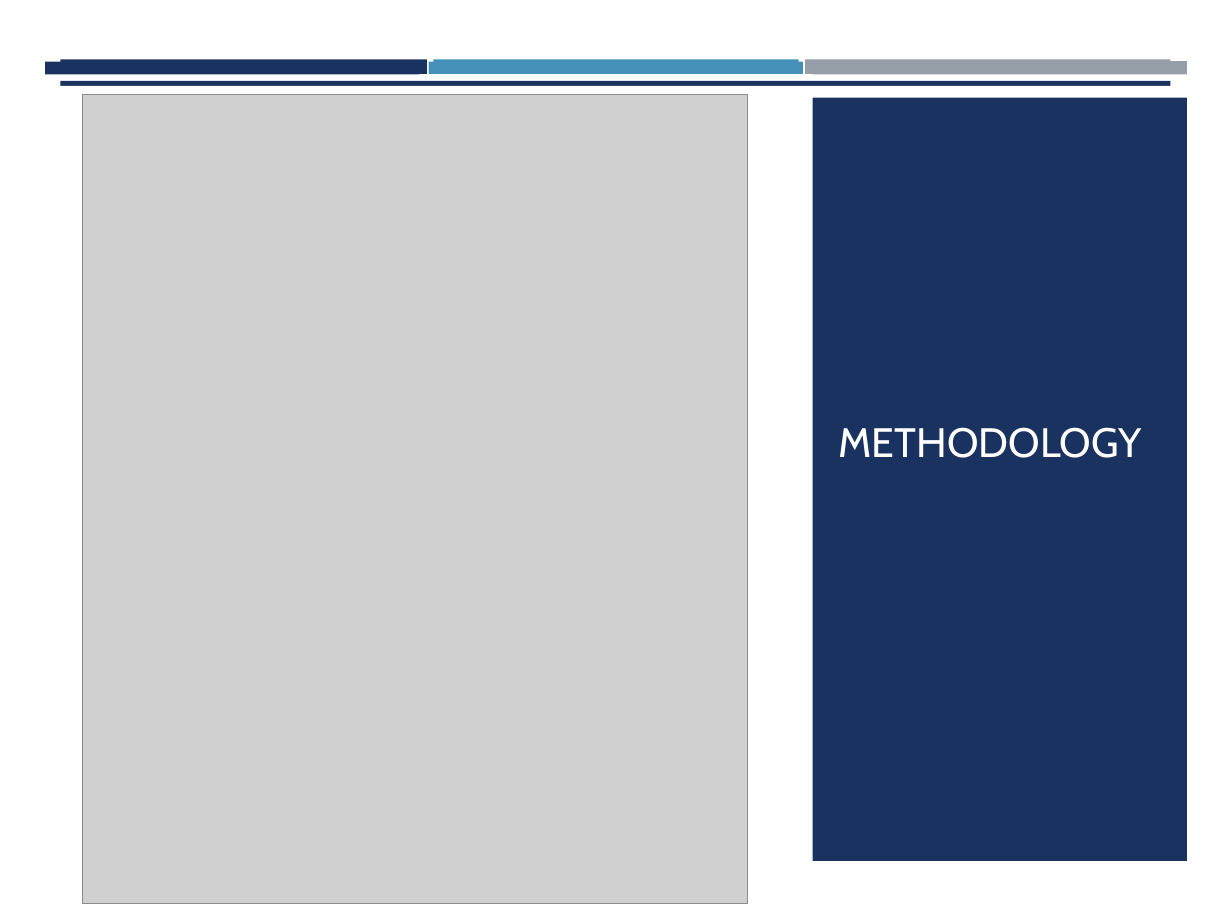
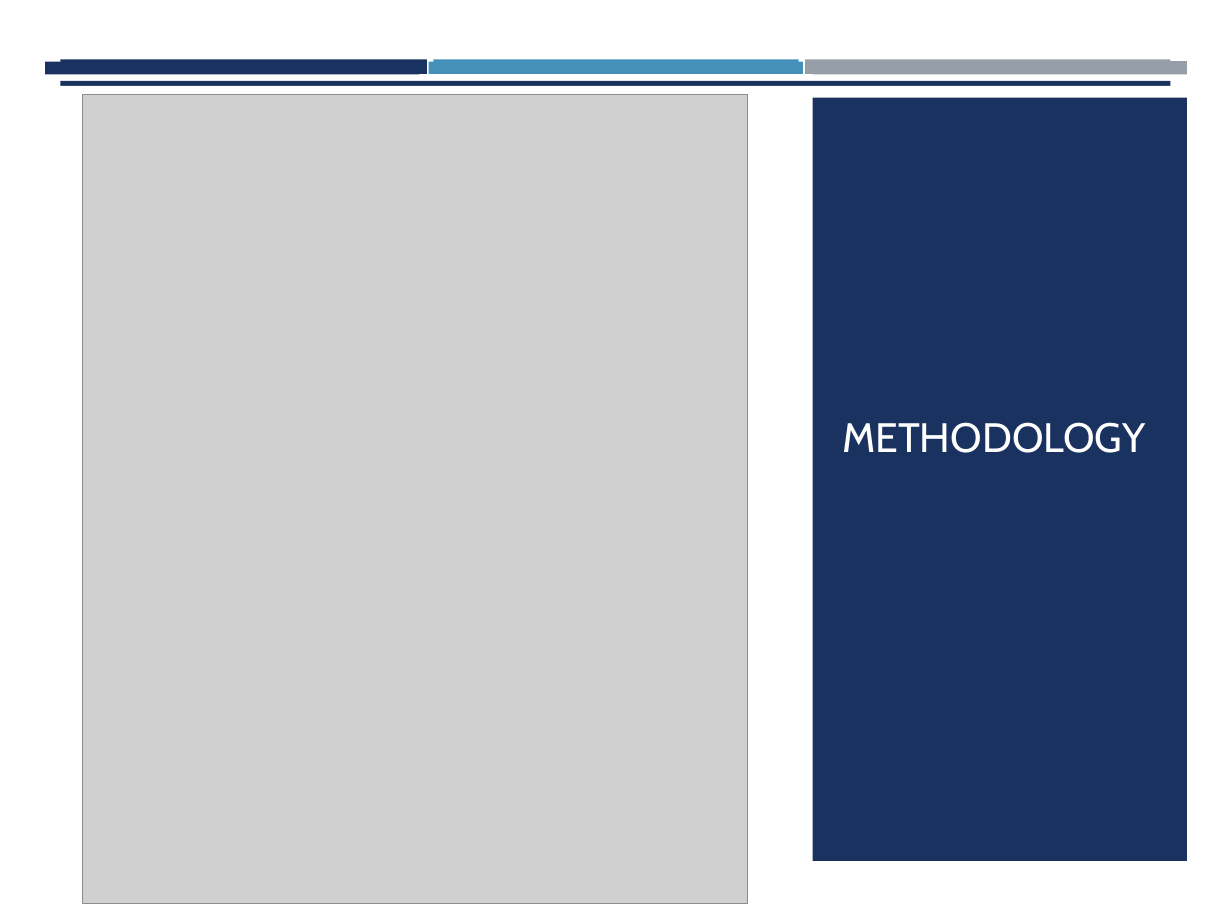
Before and after one commit to Donaldnaz/PowerBI, a slide deck: slide 8 of setup/Real_Time_CCS_Monitoring_Pipeline.pptx. Drawn at 1232x924 pixels with LibreOffice and Linux fonts; fonts in the diff are those of the drawing; grey boxes stand for pictures. Boxes give left, top, right and bottom in pixels: in the first picture for what was removed or moved away, otherwise in the second. Text is boxed around its words. In the diff, an @@ line names an element or a change of style, - is before the commit and + after.

```diff
--- a/setup/Real_Time_CCS_Monitoring_Pipeline.pptx
+++ b/setup/Real_Time_CCS_Monitoring_Pipeline.pptx
@@ title "METHODOLOGY": place and size @@
-title "METHODOLOGY" at (839, 427, 1142, 458)
+title "METHODOLOGY" at (842, 422, 1145, 453)
```
Also in this commit, not shown: 4 other slides changed.
